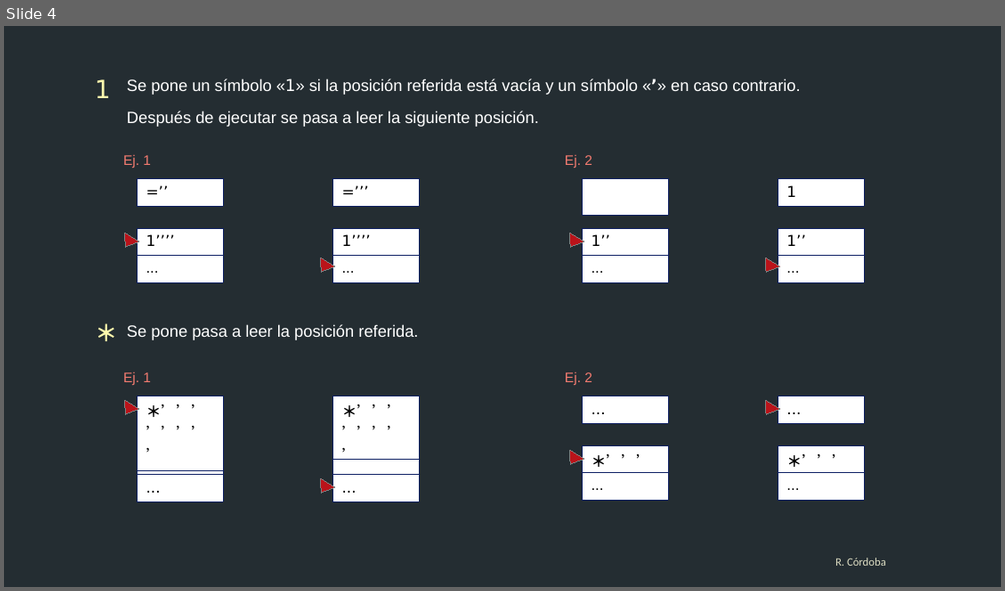
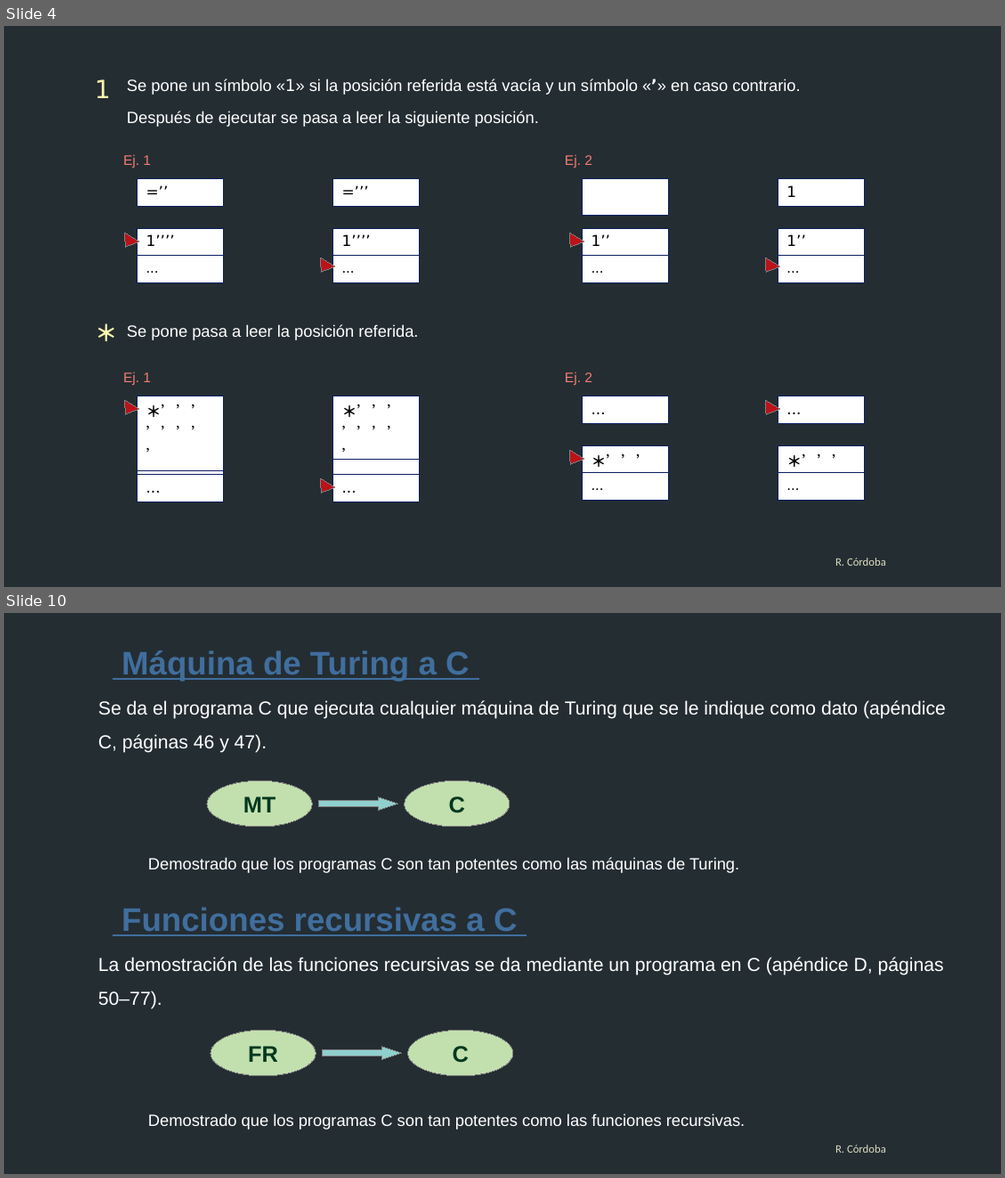
Before and after one commit to rjcordoba/yamm, a slide deck: presentación.odp. Shown one above the other, each under a label of ours: slide 4 before the commit, slides 4 and 10 after it; the slides between them are not shown. The pictures are 1005x591 and 1005x1178 pixels, drawn with LibreOffice and Linux fonts; fonts in the diff are those of the drawing; background and template pictures are left out. Boxes give left, top, right and bottom in pixels: in the first picture for what was removed or moved away, otherwise in the second. Text is boxed around its words. In the diff, an @@ line names an element or a change of style, - is before the commit and + after.

```diff
--- a/presentación.odp
+++ b/presentación.odp
@@ slide 10 added at (4,613,1001,1174), background #242D32 @@
@@ text added at (121,650,469,681), 26 pt, text #406E9D, bold, underline @@
+Máquina de Turing a C
@@ text added at (98,700,946,753), 15 pt, text #FFFFFF @@
+Se da el programa C que ejecuta cualquier máquina de Turing que se le indique como dato (apéndice C, páginas 46 y 47).
@@ ellipse added at (207,780,312,827), fill #C2E0AE, outline #808080 0 pt, 18 pt, text #00381F, bold @@
+MT
@@ right arrow added at (319,796,397,811), fill #8FD0CE, outline #808080 0 pt @@
@@ ellipse added at (404,780,510,827), fill #C2E0AE, outline #808080 0 pt, 18 pt, text #00381F, bold @@
+C
@@ text added at (148,857,739,873), 13 pt, text #FFFFFF @@
+Demostrado que los programas C son tan potentes como las máquinas de Turing.
@@ text added at (121,907,517,936), 26 pt, text #406E9D, bold, underline @@
+Funciones recursivas a C
@@ text added at (98,957,944,1009), 15 pt, text #FFFFFF @@
+La demostración de las funciones recursivas se da mediante un programa en C (apéndice D, páginas 50‒77).
@@ ellipse added at (210,1030,316,1076), fill #C2E0AE, outline #808080 0 pt, 18 pt, text #00381F, bold @@
+FR
@@ ellipse added at (408,1030,513,1076), fill #C2E0AE, outline #808080 0 pt, 18 pt, text #00381F, bold @@
+C
@@ right arrow added at (323,1046,401,1060), fill #8FD0CE, outline #808080 0 pt @@
@@ text added at (148,1113,744,1129), 13 pt, text #FFFFFF @@
+Demostrado que los programas C son tan potentes como las funciones recursivas.
@@ text added at (835,1144,886,1152), 9 pt, text #DCDCC2 @@
+R. Córdoba
```
Also in this commit, not shown: 2 slides changed, 3 other slides added.
